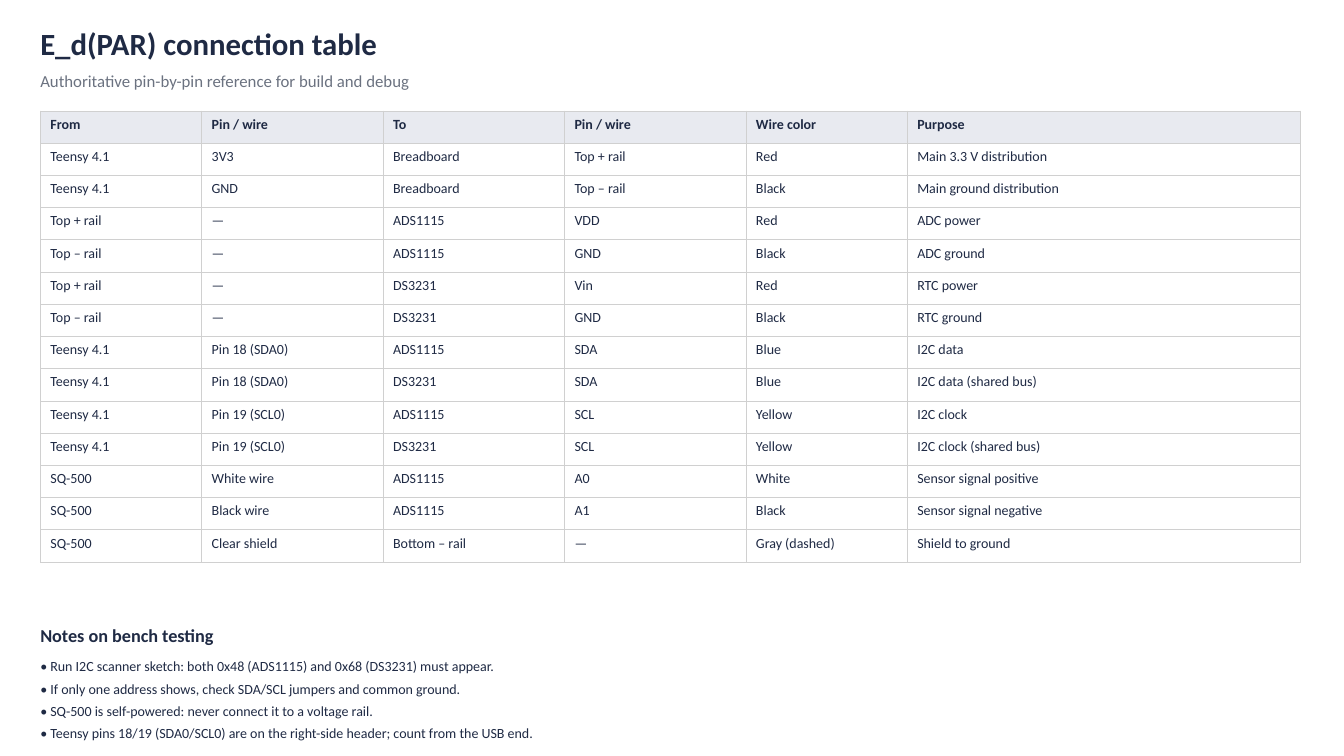
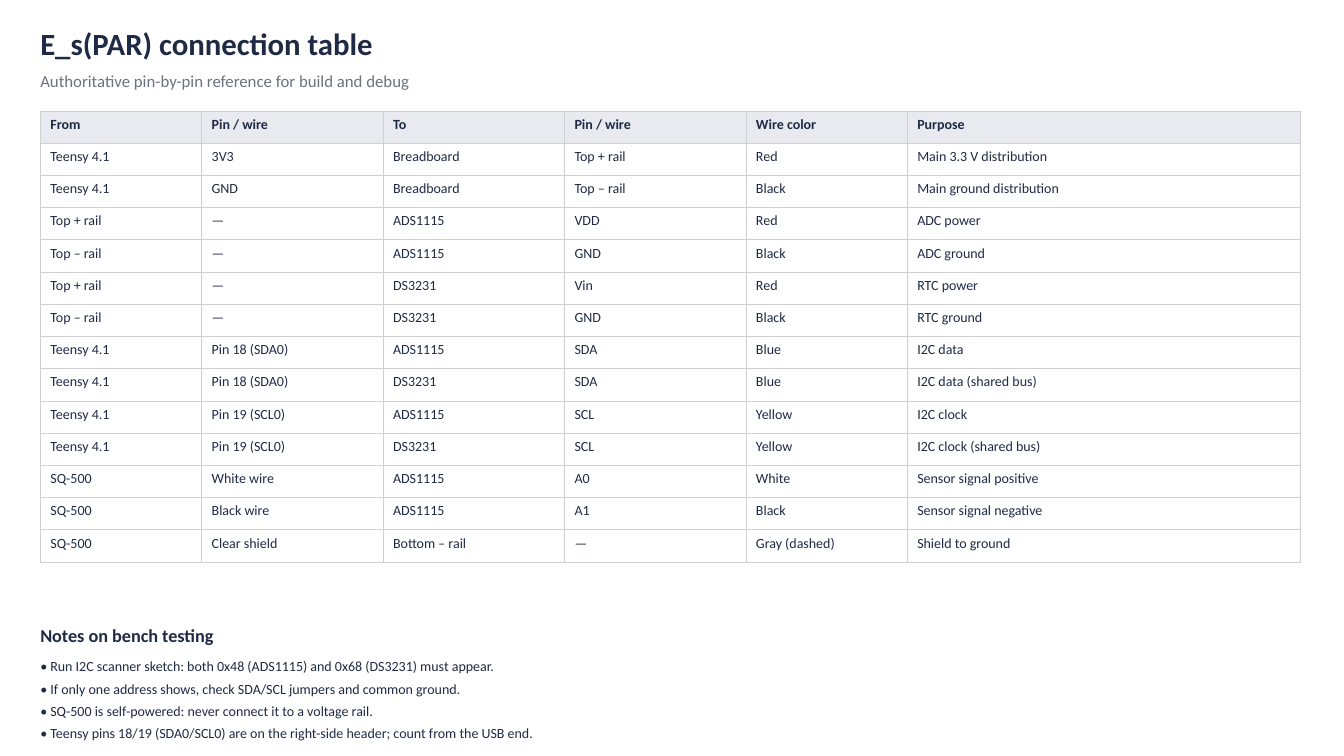
Before and after one commit to LoriAzniveBerberian/PARcast, a slide deck: slide 2 of prototyping/E_sPAR_schematic.pptx. Drawn at 1344x756 pixels with LibreOffice and Linux fonts; fonts in the diff are those of the drawing. Boxes give left, top, right and bottom in pixels: in the first picture for what was removed or moved away, otherwise in the second. Text is boxed around its words. In the diff, an @@ line names an element or a change of style, - is before the commit and + after.

```diff
--- a/prototyping/E_sPAR_schematic.pptx
+++ b/prototyping/E_sPAR_schematic.pptx
@@ text at (40, 32, 373, 60): text changed @@
-E_d(PAR) connection table
+E_s(PAR) connection table
```
Also in this commit, not shown: 1 other slide changed, 5 other files.
